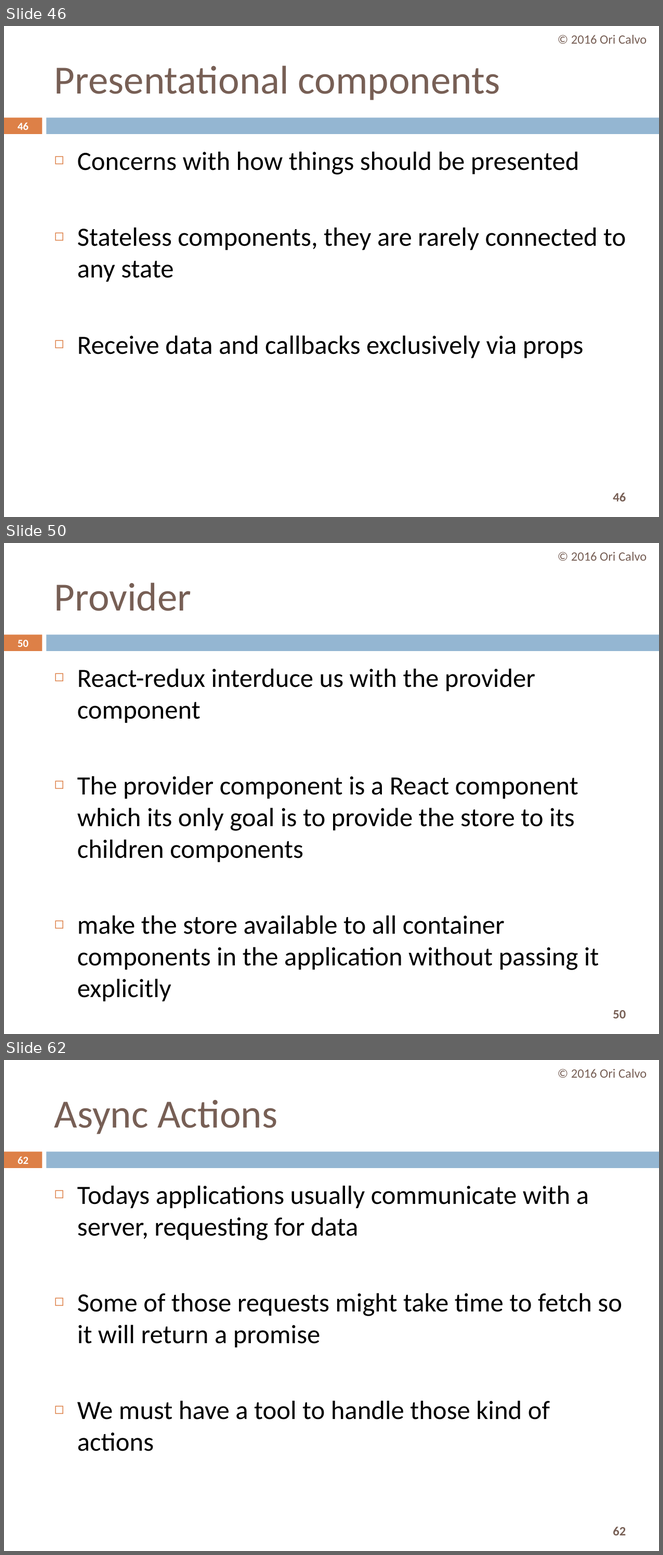
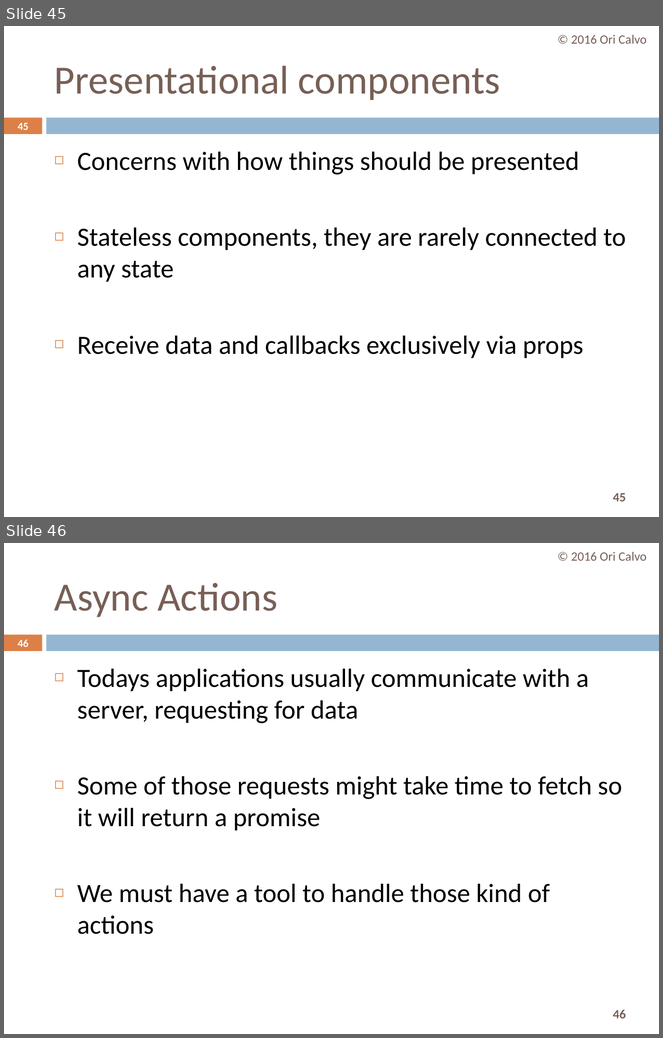
Before and after one commit to oricalvo/course-amdocs-angular, a slide deck: PPTs/09 Redux.pptx. Shown one above the other, each under a label of ours: slides 46, 50 and 62 before the commit, slides 45 and 46 after it; the slides between them are not shown. The pictures are 663x1555 and 663x1038 pixels, drawn with LibreOffice and Linux fonts; fonts in the diff are those of the drawing. Boxes give left, top, right and bottom in pixels: in the first picture for what was removed or moved away, otherwise in the second. Text is boxed around its words. In the diff, an @@ line names an element or a change of style, - is before the commit and + after.

```diff
--- a/PPTs/09 Redux.pptx
+++ b/PPTs/09 Redux.pptx
@@ slide 50 removed at box(4, 543, 659, 1034), background #FFFFFF; not listed: 3 template elements that a slide beside it also shows @@
@@ text removed at box(571, 552, 647, 561) @@
-© 2016 Ori Calvo
@@ title removed at box(54, 583, 191, 611) @@
-Provider
@@ page number removed at box(18, 640, 28, 647) @@
-50
@@ text removed at box(77, 668, 599, 1002) @@
-◻ React-redux interduce us with the provider component
-◻ The provider component is a React component which its only goal is to provide the store to its children components
-◻ make the store available to all container components in the application without passing it explicitly
@@ what was slide 46 is now slide 45 @@
@@ page number at box(18, 123, 28, 130): text changed @@
-46
+45
@@ page number at box(613, 493, 626, 502): text changed @@
-46
+45
@@ what was slide 62 is now slide 46 @@
@@ page number at box(18, 640, 28, 647): text changed @@
-62
+46
@@ page number at box(613, 1010, 626, 1019): text changed @@
-62
+46
```
Also in this commit, not shown: 1 slide changed, 15 other slides removed.
